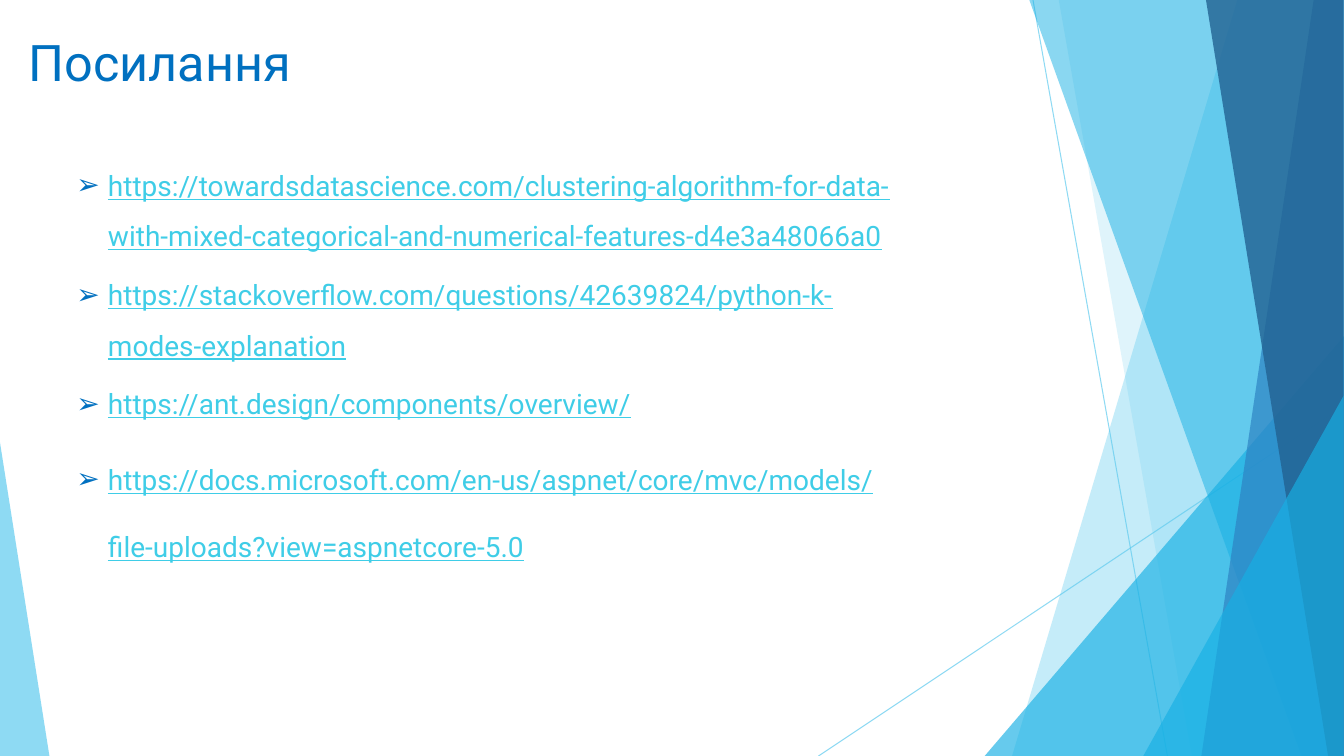
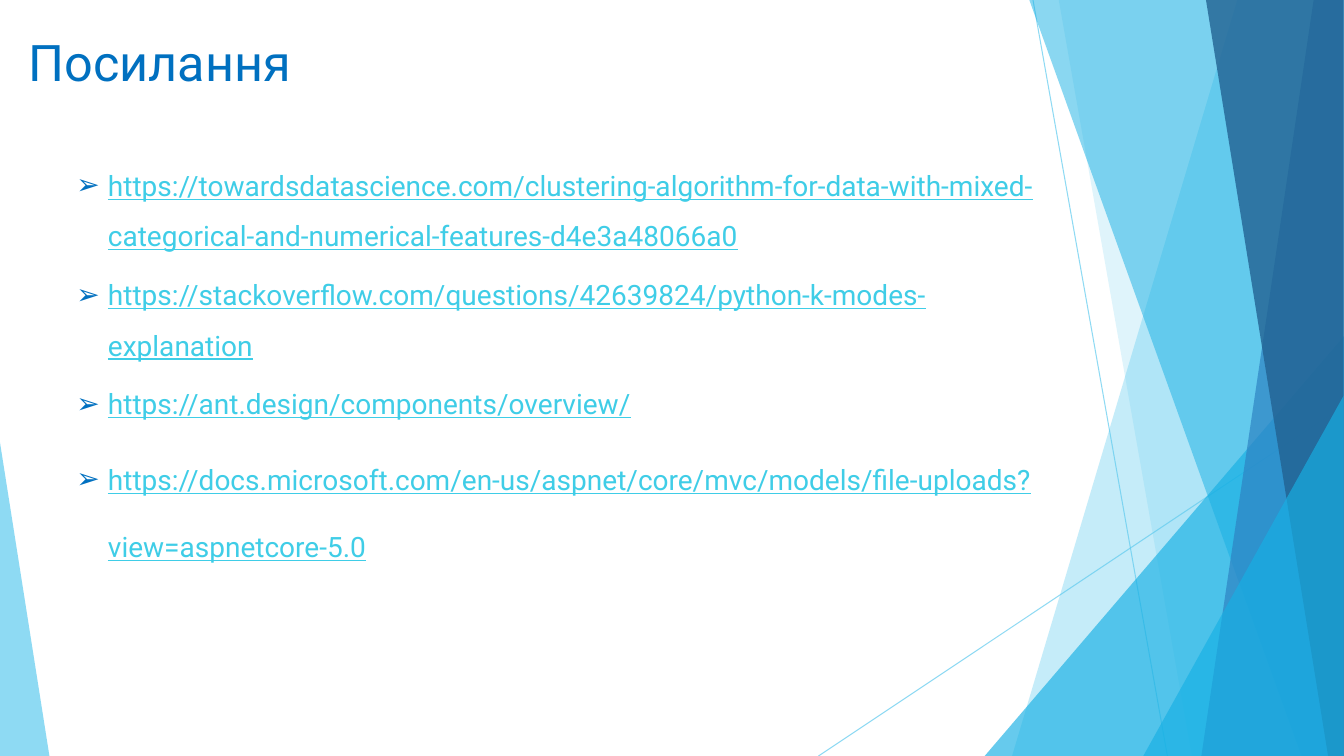
Before and after one commit to zelo2000/Xema, a slide deck: slide 14 of Documents/Зелінський_Олександр.pptx (slide 13 before the commit). Drawn at 1344x756 pixels with LibreOffice and Linux fonts; fonts in the diff are those of the drawing. Boxes give left, top, right and bottom in pixels: in the first picture for what was removed or moved away, otherwise in the second. Text is boxed around its words. In the diff, an @@ line names an element or a change of style, - is before the commit and + after.

```diff
--- a/Documents/Зелінський_Олександр.pptx
+++ b/Documents/Зелінський_Олександр.pptx
@@ text "https://towardsdatascience.com/clustering-algorithm-for-data ..." rewrapped from (x1=108, y1=174, x2=889, y2=563) to (x1=108, y1=174, x2=1032, y2=563) @@
```
Also in this commit, not shown: 10 other slides changed, 3 slides added, 2 slides removed, 5 other files.
